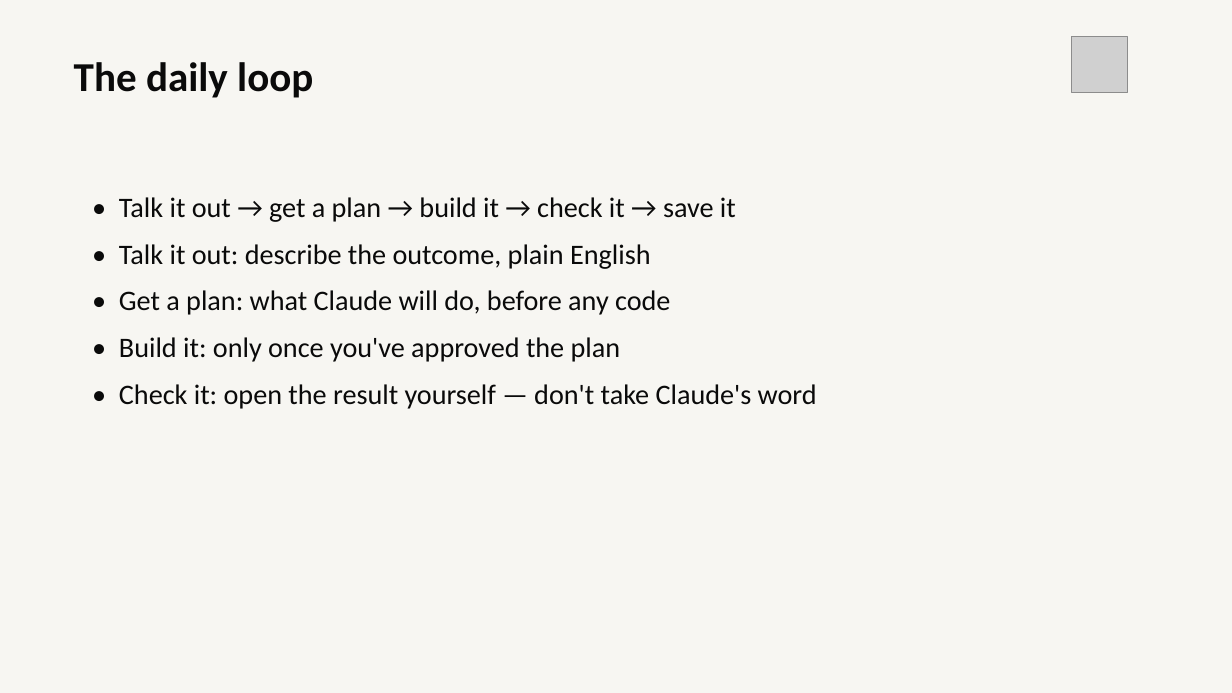
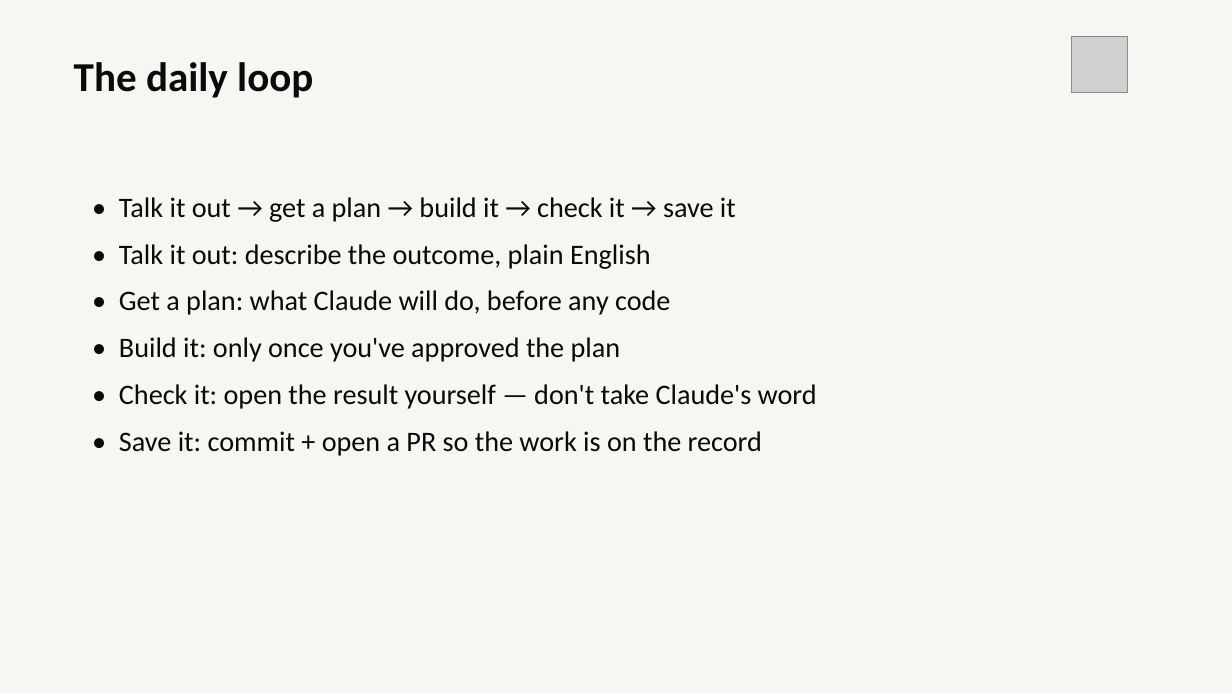
Before and after one commit to Pdiamondz1/harbormill-aios, a slide deck: slide 17 of docs/gtm/enablement/deck/Directing-Claude.pptx (slide 16 before the commit). Drawn at 1232x693 pixels with LibreOffice and Linux fonts; fonts in the diff are those of the drawing; grey boxes stand for pictures. Boxes give left, top, right and bottom in pixels: in the first picture for what was removed or moved away, otherwise in the second. Text is boxed around its words. In the diff, an @@ line names an element or a change of style, - is before the commit and + after.

```diff
--- a/docs/gtm/enablement/deck/Directing-Claude.pptx
+++ b/docs/gtm/enablement/deck/Directing-Claude.pptx
@@ text at [119,431,762,456]: paragraph added @@
+• Save it: commit + open a PR so the work is on the record
```
Also in this commit, not shown: 1 other slide changed, 1 slide added, 1 other file.
